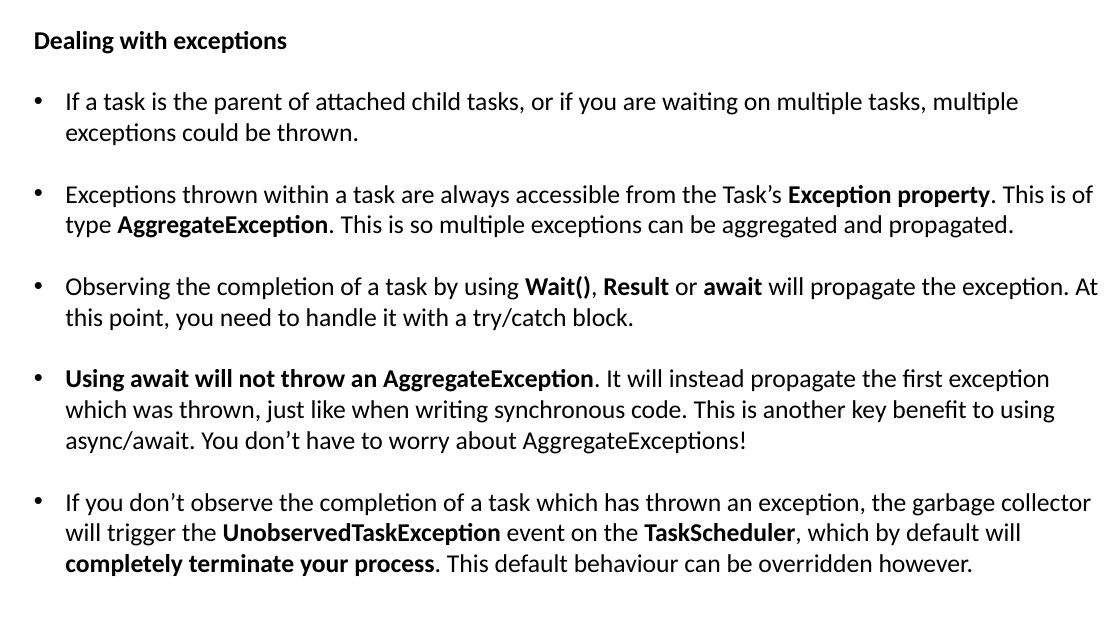
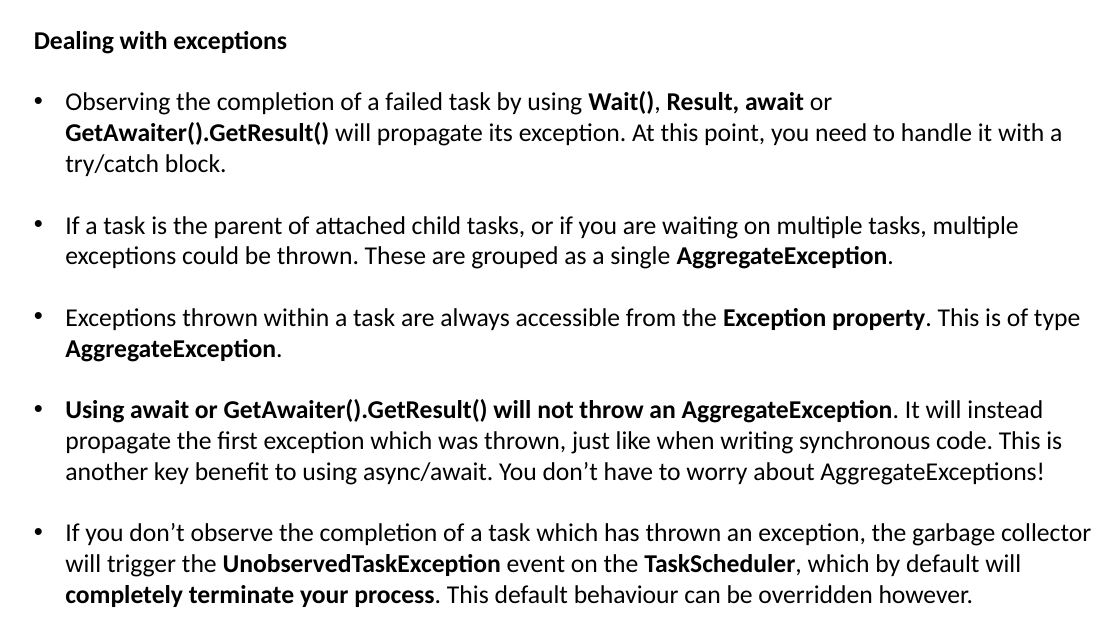
Before and after one commit to JoshKain/AsyncAwaitQuiz, a slide deck: slide 39 of Async and await presentation.pptx. Drawn at 1120x630 pixels with LibreOffice and Linux fonts; fonts in the diff are those of the drawing. Boxes give left, top, right and bottom in pixels: in the first picture for what was removed or moved away, otherwise in the second. Text is boxed around its words. In the diff, an @@ line names an element or a change of style, - is before the commit and + after.

Commit message:
Updated slides

```diff
--- a/Async and await presentation.pptx
+++ b/Async and await presentation.pptx
@@ text at (65,91,1080,485): text changed @@
-• If a task is the parent of attached child tasks, or if you are waiting on multiple tasks, multiple exceptions could be thrown.
-• Exceptions thrown within a task are always accessible from the Task’s Exception property. This is of type AggregateException. This is so multiple exceptions can be aggregated and propagated.
-• Observing the completion of a task by using Wait(), Result or await will propagate the exception. At this point, you need to handle it with a try/catch block.
-• Using await will not throw an AggregateException. It will instead propagate the first exception which was thrown, just like when writing synchronous code. This is another key benefit to using async/await. You don’t have to worry about AggregateExceptions!
+• Observing the completion of a failed task by using Wait(), Result, await or GetAwaiter().GetResult() will propagate its exception. At this point, you need to handle it with a try/catch block.
+• If a task is the parent of attached child tasks, or if you are waiting on multiple tasks, multiple exceptions could be thrown. These are grouped as a single AggregateException.
+• Exceptions thrown within a task are always accessible from the Exception property. This is of type AggregateException.
+• Using await or GetAwaiter().GetResult() will not throw an AggregateException. It will instead propagate the first exception which was thrown, just like when writing synchronous code. This is another key benefit to using async/await. You don’t have to worry about AggregateExceptions!
```
